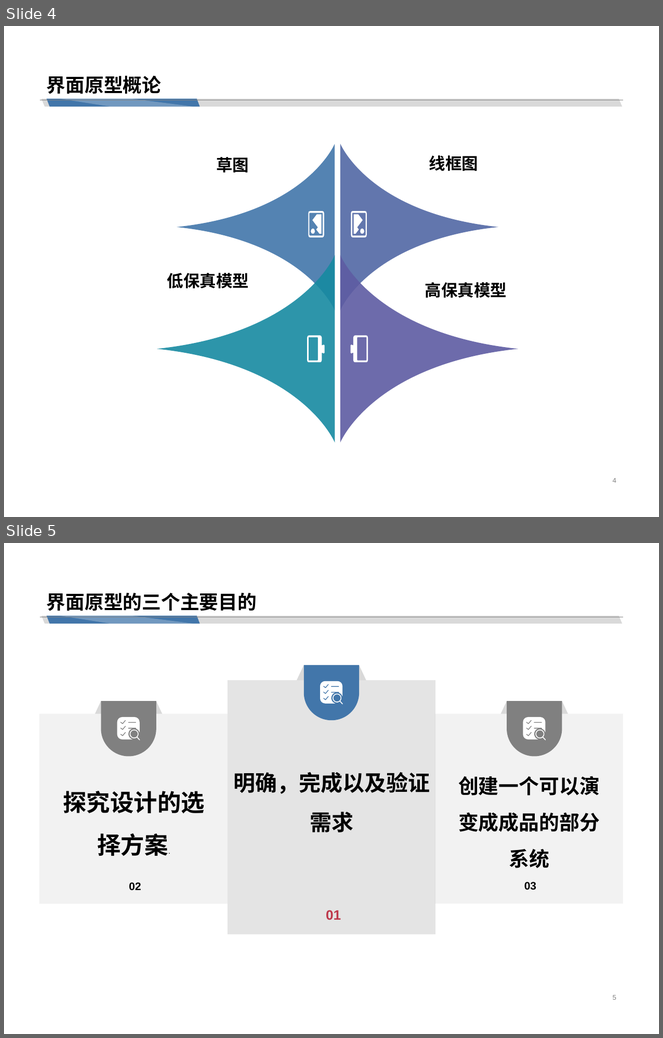
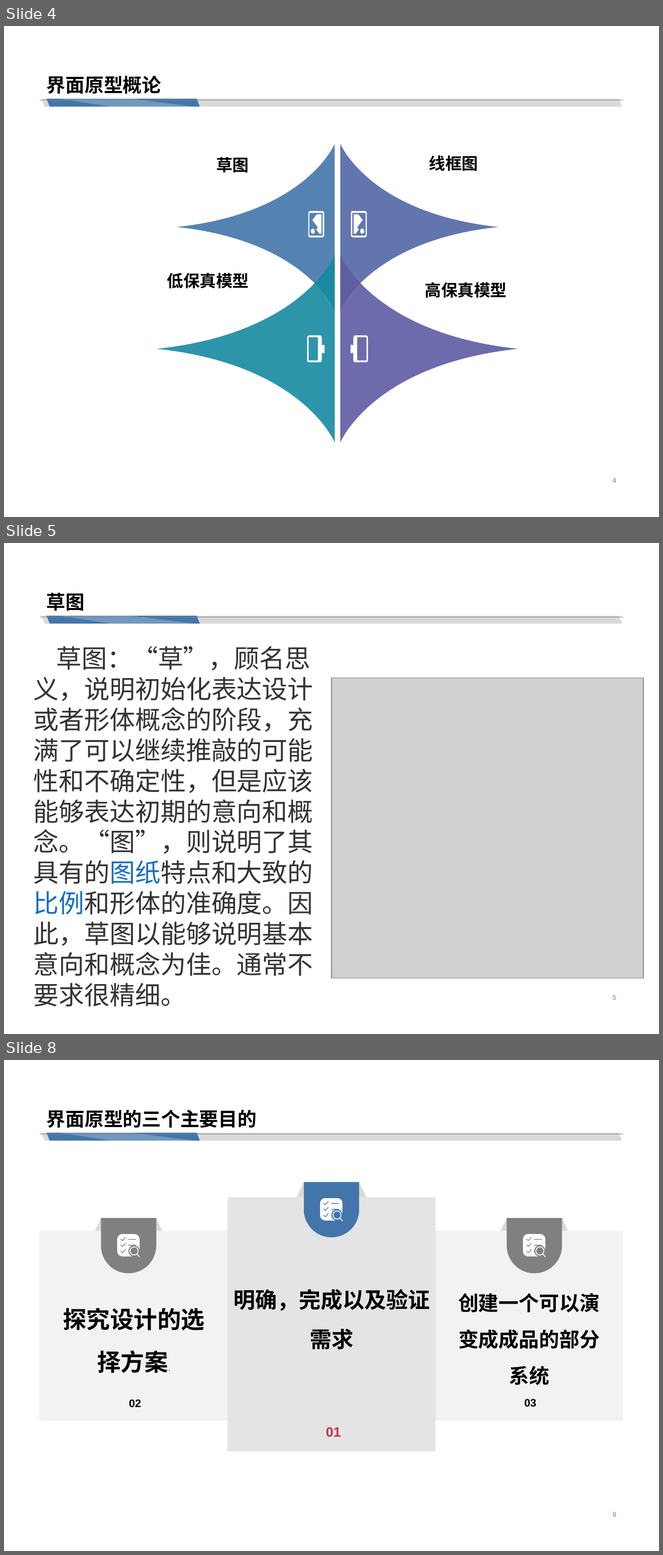
Before and after one commit to cchello/PRD2018-G01, a slide deck: PRD-2018-G01 翻转ppt界面原型.pptx. Shown one above the other, each under a label of ours: slides 4 and 5 before the commit, slides 4, 5 and 8 after it; the slides between them are not shown. The pictures are 663x1038 and 663x1555 pixels, drawn with LibreOffice and Linux fonts; fonts in the diff are those of the drawing; grey boxes stand for pictures. Boxes give left, top, right and bottom in pixels: in the first picture for what was removed or moved away, otherwise in the second. Text is boxed around its words. In the diff, an @@ line names an element or a change of style, - is before the commit and + after.

Commit message:
添加草图 线框图 低高保住 简介

```diff
--- a/PRD-2018-G01 翻转ppt界面原型.pptx
+++ b/PRD-2018-G01 翻转ppt界面原型.pptx
@@ slide 5 added at [4, 543, 659, 1034], background #FFFFFF; not listed: 4 template elements that a slide beside it also shows @@
@@ rectangle added at [4, 543, 27, 563], fill #FFFFFF @@
@@ title added at [47, 592, 85, 611], 21 pt, text #000000, bold @@
+草图
@@ text added at [34, 646, 313, 1007], 28 pt, text #333333 @@
+草图：“草”，顾名思义，说明初始化表达设计或者形体概念的阶段，充满了可以继续推敲的可能性和不确定性，但是应该能够表达初期的意向和概念。“图”，则说明了其具有的图纸特点和大致的比例和形体的准确度。因此，草图以能够说明基本意向和概念为佳。通常不要求很精细。
@@ picture added at [332, 678, 644, 979] @@
@@ page number added at [613, 995, 617, 1000], 7.5 pt, text #808080 @@
+5
@@ what was slide 5 is now slide 8 @@
@@ page number at [613, 1512, 617, 1517]: text changed @@
-5
+8
```
Also in this commit, not shown: 1 slide changed, 2 other slides added.
